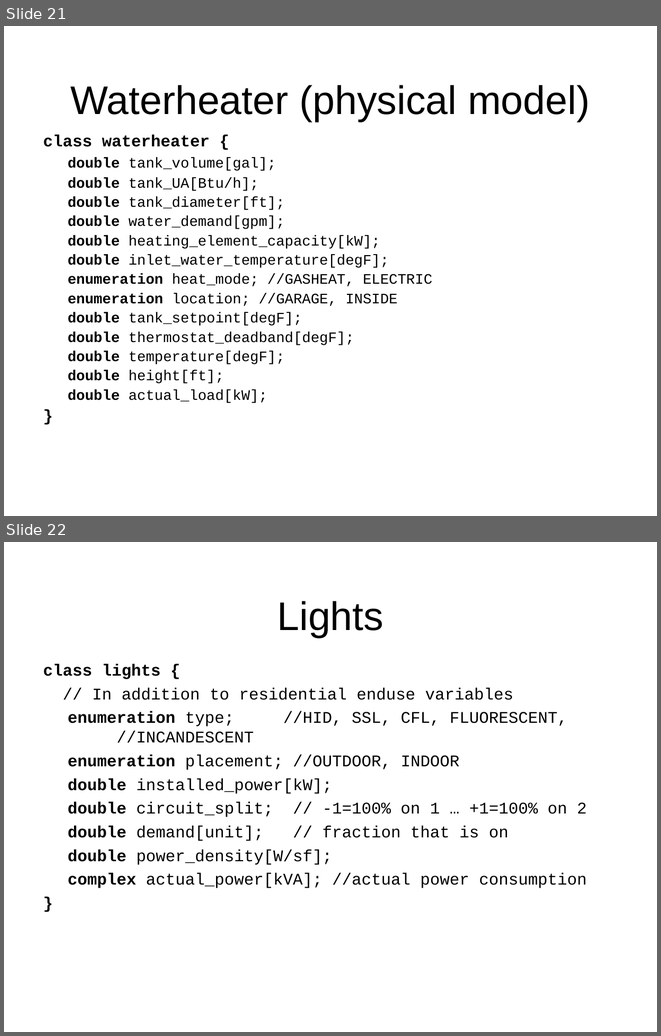
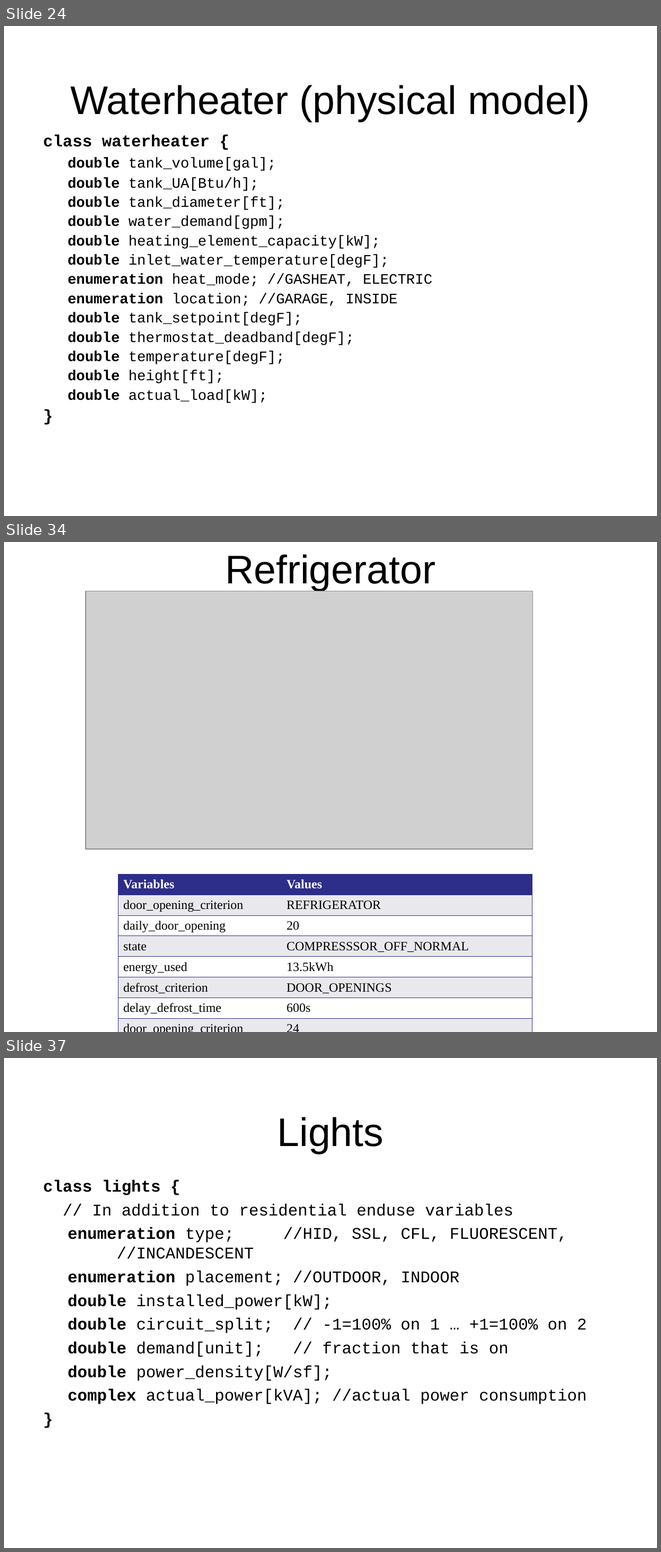
Before and after one commit to gridlab-d/course, a slide deck: ThreeDayCourse_v22/Day2/3.2 - Residential.ppt. Shown one above the other, each under a label of ours: slides 21 and 22 before the commit, slides 24, 34 and 37 after it; the slides between them are not shown. The pictures are 661x1036 and 661x1552 pixels, drawn with LibreOffice and Linux fonts; fonts in the diff are those of the drawing; grey boxes stand for pictures; background and template pictures are left out. Boxes give left, top, right and bottom in pixels: in the first picture for what was removed or moved away, otherwise in the second. Text is boxed around its words. In the diff, an @@ line names an element or a change of style, - is before the commit and + after.

Commit message:
Updated water heater,dishwasher, dryer, electric range, refrigerator, and clothes washer slides.

```diff
--- a/ThreeDayCourse_v22/Day2/3.2 - Residential.ppt
+++ b/ThreeDayCourse_v22/Day2/3.2 - Residential.ppt
@@ slide 34 added at (x1=4, y1=542, x2=657, y2=1032), background picture (left out) @@
@@ title added at (x1=225, y1=554, x2=435, y2=591), 44 pt, text #000000 @@
+Refrigerator
@@ picture added at (x1=86, y1=591, x2=533, y2=849) @@
@@ table added at (x1=118, y1=874, x2=531, y2=1016), 8 rows, 2 columns @@
+Variables | Values
+door_opening_criterion | REFRIGERATOR
+daily_door_opening | 20
+state | COMPRESSSOR_OFF_NORMAL
+energy_used | 13.5kWh
+defrost_criterion | DOOR_OPENINGS
+delay_defrost_time | 600s
+door_opening_criterion | 24
@@ what was slide 21 is now slide 24 @@
@@ what was slide 22 is now slide 37 @@
```
Also in this commit, not shown: 14 other slides added, 5 slides removed.
